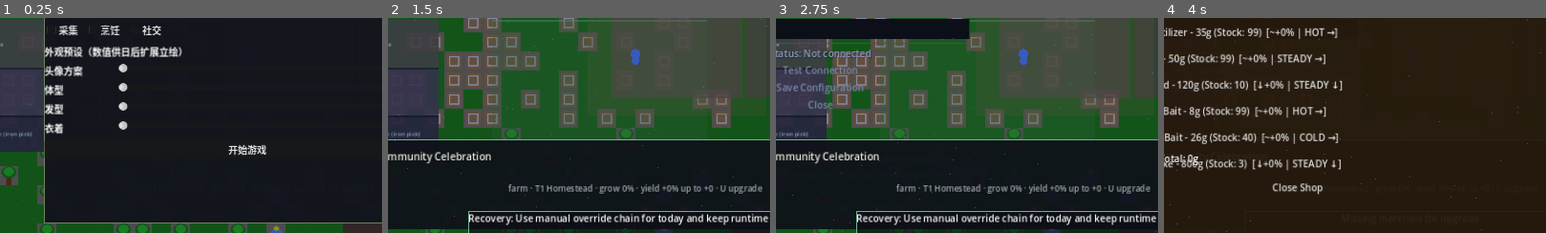
Above: before the commit, frames 1-4 (left to right).
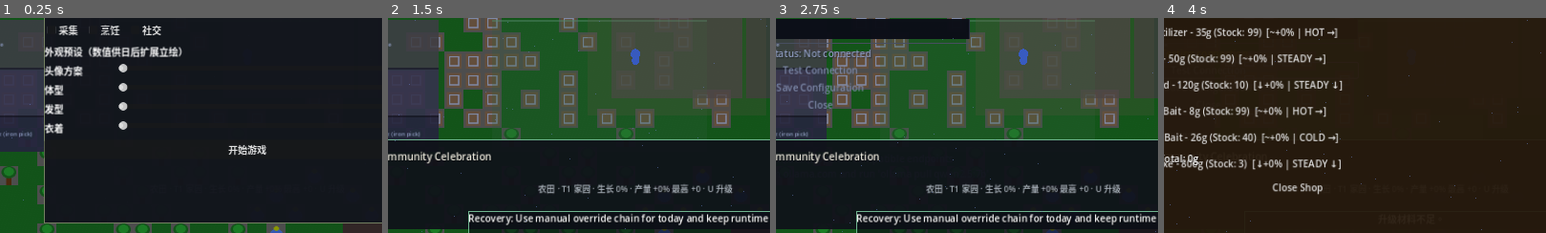
Above: after the commit, the same moments.

Repository: whu3554055-crypto/Stardew-Valley-AI
Game: Godot game, scene res://scenes/main.tscn
Same seed, same stepped clock (60 frames per second), same inputs: the game is played once before the commit and once after it. Sound files missing from this copy of the repository are replaced by a short silence.
Inputs (mouse positions are % of the whole screen's width and height, from its top left):
- Up to frame 1 (0.25 s): no input
- Up to frame 2 (1.5 s): click (50, 18) at 0.52 s; type "12" at 0.6 s; click "开始游戏" at 1.25 s
- Up to frame 3 (2.75 s): click "AI Config" at 2 s
- Up to frame 4 (4 s): click "Test Connection" at 2.75 s; move the mouse to (45, 70) at 3.52 s; hold U (farm_upgrade) from 3.53 s (still down); hold E (interact) from 3.53 s (still down); click (45, 70) at 3.67 s; tap B (open_shop) at 3.77 s
The pictures show only the part of the screen within x 18-68%, y 41-91%; the shares and areas given below are measured in that part.

The runs differ from the first frame. In frame 2, 1.6% of the frame differs, in the area x 31-98%, y 77-82%; in frame 3, 1.6%; in frame 4, less than 0.1%.

Commit message:
i18n: Farm tier HUD and messages via UITextCatalog (farm_tier)
Made-with: Cursor

Diff:
--- a/autoload/farm_tier_catalog.gd
+++ b/autoload/farm_tier_catalog.gd
@@ -126,6 +126,10 @@
 
 
 func get_farm_upgrade_hint() -> String:
+	if UITextCatalog:
+		var t: String = UITextCatalog.get_text("farm_tier", "farm_upgrade_hint")
+		if not t.is_empty():
+			return t
 	return str(_interaction.get("farm_upgrade_hint", ""))
 
 
@@ -133,7 +137,21 @@
 	return tier_def(current_tier + 1)
 
 
+func localized_display_name(tier_num: int) -> String:
+	var k: String = "tier_name_%d" % tier_num
+	if UITextCatalog:
+		var t: String = UITextCatalog.get_text("farm_tier", k)
+		if not t.is_empty():
+			return t
+	var d: Dictionary = tier_def(tier_num)
+	return str(d.get("display_name", "?"))
+
+
 func get_message(key: String) -> String:
+	if UITextCatalog:
+		var loc: String = UITextCatalog.get_text("farm_tier", key)
+		if not loc.is_empty():
+			return loc
 	var msgs: Dictionary = _interaction.get("messages", {})
 	var fallback: Dictionary = {
 		"unavailable": "Farm tiers unavailable.",
--- a/data/ui/messages_en.json
+++ b/data/ui/messages_en.json
@@ -74,6 +74,30 @@
     "audio_panel_hint": "F10 close · Esc close · settings: user://audio_mix.json",
     "language_label": "Language"
   },
+  "farm_tier": {
+    "farm_upgrade_hint": "Stand on the field · U = upgrade farm tier",
+    "unavailable": "Farm tiers unavailable.",
+    "max_tier": "Farm is already at max tier.",
+    "not_enough_gold": "Not enough gold ({gold}g needed).",
+    "missing_materials": "Missing materials for upgrade.",
+    "upgraded": "Farm upgraded: {tier_name} — crops grow a bit faster.",
+    "hud_speed": "grow {speed_pct}%",
+    "hud_bonus": "yield +{bonus_pct}% up to +{bonus_max}",
+    "hud_line_upgradable": "farm · T{tier} {tier_name} · {speed_text} · {bonus_text} · U upgrade",
+    "hud_line_max": "farm · T{tier} {tier_name} · {speed_text} · {bonus_text} · max",
+    "tier_name_1": "Homestead",
+    "tier_name_2": "Expanded Plot"
+  },
+  "shop": {
+    "title_pierre": "Pierre's General Store",
+    "gold": "Your Gold: {gold}g",
+    "total": "Total: {gold}g",
+    "season_weekly": "Season: {season} | Weekly: {strategy}",
+    "close": "Close Shop",
+    "item_row": "{name} - {price}g (Stock: {stock}){oos}{market}",
+    "out_of_season": " [Out of season]",
+    "chain_focus": " [Chain Focus]"
+  },
   "achievements": {
     "first_crop": { "title": "Greenhorn", "description": "Plant your first crop" },
     "master_farmer": { "title": "Master Farmer", "description": "Harvest 100 crops" },
--- a/data/ui/messages_zh_CN.json
+++ b/data/ui/messages_zh_CN.json
@@ -74,6 +74,30 @@
     "audio_panel_hint": "F10 关闭 · Esc 关闭 · 配置：user://audio_mix.json",
     "language_label": "界面语言"
   },
+  "farm_tier": {
+    "farm_upgrade_hint": "站在农田上 · U 升级农场等级",
+    "unavailable": "农场等级不可用。",
+    "max_tier": "农场已是最高等级。",
+    "not_enough_gold": "金币不足（需要 {gold}g）。",
+    "missing_materials": "升级材料不足。",
+    "upgraded": "农场已升级：{tier_name} — 作物生长略快。",
+    "hud_speed": "生长 {speed_pct}%",
+    "hud_bonus": "产量 +{bonus_pct}% 最高 +{bonus_max}",
+    "hud_line_upgradable": "农田 · T{tier} {tier_name} · {speed_text} · {bonus_text} · U 升级",
+    "hud_line_max": "农田 · T{tier} {tier_name} · {speed_text} · {bonus_text} · 已满级",
+    "tier_name_1": "家园",
+    "tier_name_2": "扩建地块"
+  },
+  "shop": {
+    "title_pierre": "皮埃尔杂货店",
+    "gold": "持有金币：{gold}g",
+    "total": "合计：{gold}g",
+    "season_weekly": "季节：{season} | 本周策略：{strategy}",
+    "close": "关闭商店",
+    "item_row": "{name} - {price}g（库存：{stock}）{oos}{market}",
+    "out_of_season": " [非当季]",
+    "chain_focus": " [连锁焦点]"
+  },
   "achievements": {
     "first_crop": { "title": "新手农夫", "description": "种下第一株作物" },
     "master_farmer": { "title": "农场大师", "description": "累计收获 100 株作物" },
--- a/scenes/main.gd
+++ b/scenes/main.gd
@@ -526,7 +526,7 @@
 		if fr.has_point(player.global_position):
 			var ft: int = farm_manager.farm_tier
 			var td: Dictionary = FarmTierCatalog.tier_def(ft)
-			var nm: String = str(td.get("display_name", "?"))
+			var nm: String = FarmTierCatalog.localized_display_name(ft)
 			var gmult: float = FarmTierCatalog.growth_speed_multiplier(ft)
 			var hch: float = FarmTierCatalog.harvest_bonus_chance(ft)
 			var hmax: int = FarmTierCatalog.harvest_bonus_max(ft)
